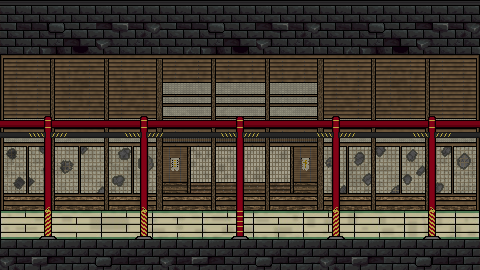
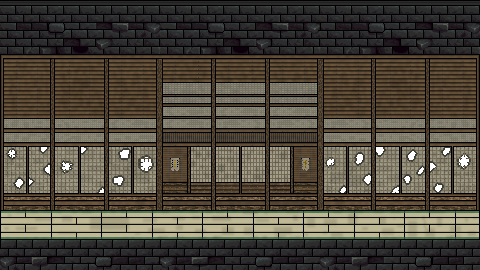
The second 480px x 270px image is a revision of the first. Changes to its layers:
hid "Слой 16" over (x1=0, y1=116, x2=480, y2=239)
added layer "Layer 1" above "Слой 0" over (x1=0, y1=116, x2=480, y2=239)
painted on "Слой 0" over (x1=0, y1=116, x2=480, y2=239)
